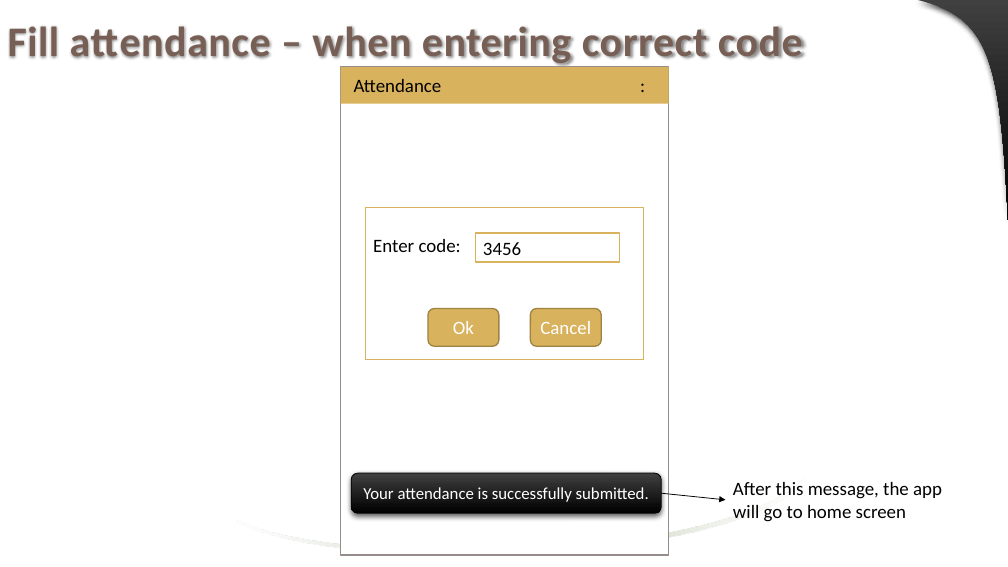
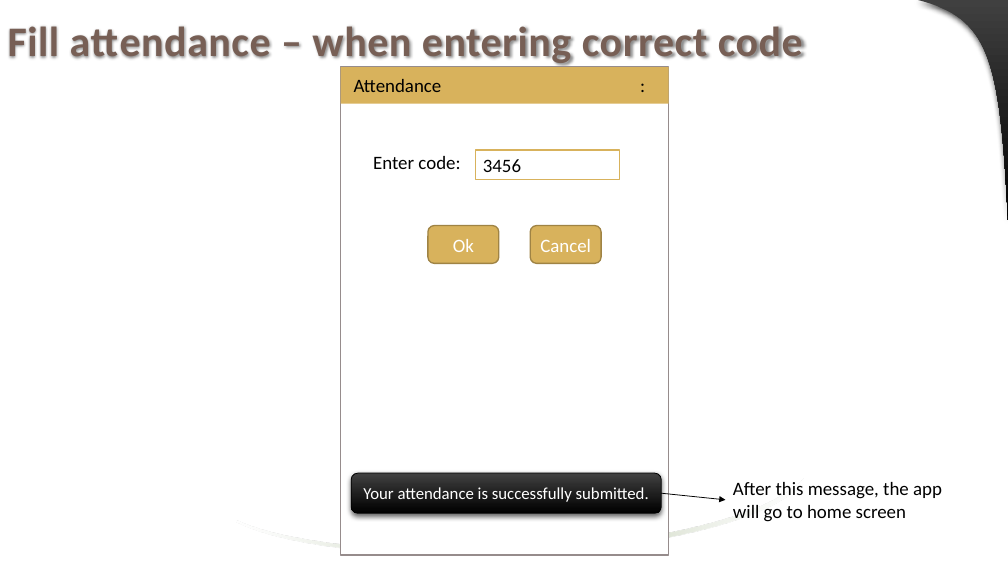
Before and after one commit to jaenudin86/Attendance, a slide deck: slide 54 of Attendance Wireframes.pptx (slide 52 before the commit). Drawn at 1008x567 pixels with LibreOffice and Linux fonts; fonts in the diff are those of the drawing. Boxes give left, top, right and bottom in pixels: in the first picture for what was removed or moved away, otherwise in the second. Text is boxed around its words. In the diff, an @@ line names an element or a change of style, - is before the commit and + after.

```diff
--- a/Attendance Wireframes.pptx
+++ b/Attendance Wireframes.pptx
@@ text "Enter code:": place and size @@
-text "Enter code:" at bbox=[366, 207, 644, 360]
+text "Enter code:" at bbox=[373, 156, 460, 169]
@@ text "Enter code:" at bbox=[373, 156, 460, 169]: outline #D8B25C 1.25 pt to none @@
@@ 2 rounded rectangles, 1 rectangle: place and size @@
-2 rounded rectangles, 1 rectangle at bbox=[428, 233, 619, 346]
+2 rounded rectangles, 1 rectangle at bbox=[428, 150, 619, 263]
```
Also in this commit, not shown: 15 other slides changed, 2 slides added, 35 other files.
